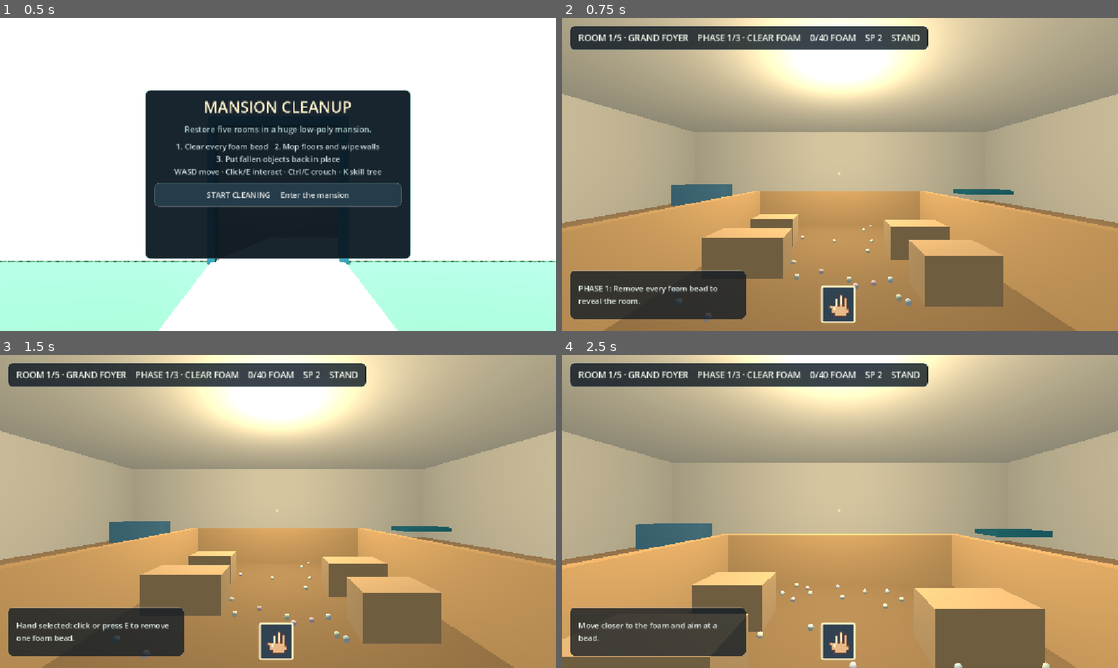
Above: before the commit, frames 1-4 (two rows, left to right).
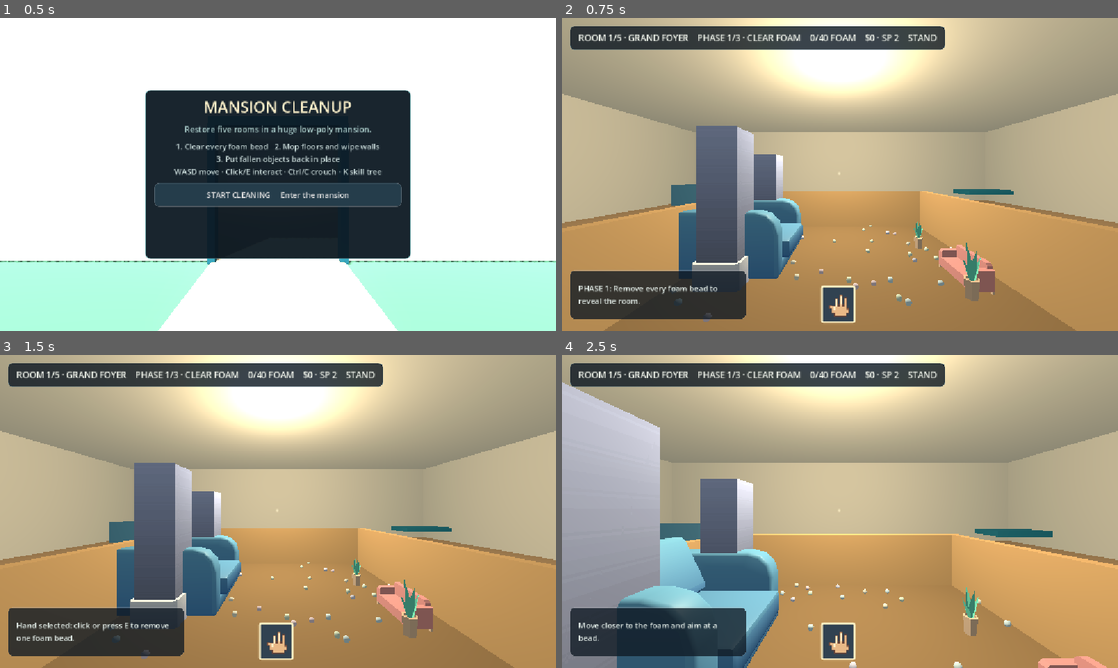
Above: after the commit, the same moments.

Repository: OuanEng/gay
Game: Godot game, scene res://house_main.tscn
Two runs of this game, one before a commit and one after it. Both use one fixed random seed, a clock stepped at 60 frames per second and the inputs below.
Inputs (mouse positions are in pixels of both pictures, inside the frame that each line leads up to):
- Up to frame 1 (0.5 s): no input
- Up to frame 2 (0.75 s): click "START CLEANING Enter the mans…" at 0.5 s
- Up to frame 3 (1.5 s): click (278, 642) at 1.25 s
- Up to frame 4 (2.5 s): tap E at 2 s; move the mouse to (867, 511) at 2.02 s; hold W from 2.03 s (still down); tap R at 2.1 s; click (867, 511) at 2.17 s

Frame 1 is identical in both runs. In frame 2, 12% of the frame differs, in the area x 21-80%, y 2-93%; in frame 3, 12%; in frame 4, 29%, in the area x 0-98%, y 2-100%.

Commit message:
Add mansion cleanup rooms and low poly assets

Diff:
--- a/house_game.gd
+++ b/house_game.gd
@@ -109,6 +109,19 @@
 var cleanup_room_names := ["GRAND FOYER", "GUEST ROOM", "DINING HALL", "LIBRARY", "BALLROOM"]
 var cleanup_foam_counts := [40, 120, 300, 700, 1500]
 var phase_names := ["CLEAR FOAM", "CLEAN SURFACES", "ORGANIZE ROOM"]
+var skill_coin_costs := [0, 40, 90]
+var room_asset_paths := [
+	["res://assets/kenney_building/column-wide.glb", "res://assets/kenney_furniture/pottedPlant.glb", "res://assets/kaykit_furniture/armchair.gltf", "res://assets/kenney_furniture/loungeSofa.glb"],
+	["res://assets/kenney_furniture/bedDouble.glb", "res://assets/kenney_furniture/desk.glb", "res://assets/kaykit_furniture/lamp_table.gltf", "res://assets/kenney_furniture/rugRectangle.glb"],
+	["res://assets/kenney_furniture/tableCloth.glb", "res://assets/kenney_furniture/chairCushion.glb", "res://assets/kenney_food/cake-birthday.glb", "res://assets/kenney_food/cup-tea.glb"],
+	["res://assets/kenney_furniture/bookcaseOpen.glb", "res://assets/kenney_furniture/books.glb", "res://assets/kaykit_furniture/book_set.gltf", "res://assets/kenney_furniture/desk.glb"],
+	["res://assets/kenney_building/column.glb", "res://assets/kenney_furniture/tableRound.glb", "res://assets/kenney_furniture/loungeSofa.glb", "res://assets/kenney_food/wine-red.glb"]
+]
+var fallen_asset_paths := [
+	"res://assets/kenney_food/apple.glb", "res://assets/kenney_food/bread.glb",
+	"res://assets/kenney_food/plate-dinner.glb", "res://assets/kenney_furniture/books.glb",
+	"res://assets/kenney_furniture/cardboardBoxOpen.glb"
+]
 
 
 func _ready() -> void:
@@ -640,7 +653,13 @@
 	var level := get_skill_level(branch)
 	if level >= 3:
 		return
+	var coin_cost: int = skill_coin_costs[level]
+	if coins < coin_cost:
+		message = "Need %d coins for this upgrade." % coin_cost
+		update_skill_tree()
+		return
 	skill_points -= 1
+	coins -= coin_cost
 	set_skill_level(branch, level + 1)
 	if branch == 1:
 		owns_blower = true
@@ -667,7 +686,7 @@
 func update_skill_tree() -> void:
 	if skill_points_label == null:
 		return
-	skill_points_label.text = "SKILL POINTS   %d" % skill_points
+	skill_points_label.text = "SKILL POINTS   %d     COINS   %d" % [skill_points, coins]
 	var names := ["QUICK HANDS", "FOAM BLOWER", "DEEP CLEAN", "ORGANIZER MAGNET", "LIGHT FEET"]
 	var details := [
 		"Pick up more nearby foam per click",
@@ -678,8 +697,9 @@
 	]
 	for i in skill_buttons.size():
 		var level := get_skill_level(i)
-		skill_buttons[i].text = "%s   %d/3\n%s" % [names[i], level, details[i]]
-		skill_buttons[i].disabled = level >= 3 or skill_points <= 0
+		var cost_text := "MAX" if level >= 3 else ("FREE" if skill_coin_costs[level] == 0 else "%d COINS" % skill_coin_costs[level])
+		skill_buttons[i].text = "%s   %d/3   •   %s\n%s" % [names[i], level, cost_text, details[i]]
+		skill_buttons[i].disabled = level >= 3 or skill_points <= 0 or (level < 3 and coins < skill_coin_costs[level])
 
 
 func show_modes() -> void:
@@ -877,13 +897,33 @@
 	add_stage_wall(Vector3(bounds.x, 0.55, (bounds.z + bounds.w) * 0.5), Vector3(0.16, 1.1, depth), accent)
 	add_stage_wall(Vector3(bounds.y, 0.55, (bounds.z + bounds.w) * 0.5), Vector3(0.16, 1.1, depth), accent)
 	add_stage_wall(Vector3(0.0, 0.55, bounds.z), Vector3(width, 1.1, 0.16), accent)
-	# Temporary low-poly furniture. Real assets can replace these mockup blocks later.
-	var furniture := 2 + current_level * 2
+	# Each restored room has its own low-poly furniture set and grows with the mansion.
+	var paths: Array = room_asset_paths[current_level - 1]
+	var furniture := 4 + current_level * 2
 	for i in furniture:
 		var side := -1.0 if i % 2 == 0 else 1.0
-		var x := side * (width * 0.30)
-		var z := lerpf(bounds.z + 0.8, bounds.w - 0.8, float(i + 1) / float(furniture + 1))
-		add_stage_wall(Vector3(x, 0.32, z), Vector3(0.9 + 0.15 * (i % 3), 0.64, 0.55), accent.lightened(0.12))
+		var x := side * (width * 0.34)
+		var z := lerpf(bounds.z + 0.9, bounds.w - 0.9, float(i + 1) / float(furniture + 1))
+		var yaw := PI * 0.5 if side < 0.0 else -PI * 0.5
+		place_room_asset(paths[i % paths.size()], Vector3(x, 0.055, z), yaw, 0.82 + 0.08 * float(i % 3))
+	if current_level >= 3:
+		place_room_asset("res://assets/kenney_building/door-rotate-round-a.glb", Vector3(0.0, 0.05, bounds.z + 0.12), 0.0, 1.25)
+	if current_level == 5:
+		place_room_asset("res://assets/kenney_building/stairs-center-short.glb", Vector3(0.0, 0.05, bounds.z + 1.4), 0.0, 1.45)
+
+
+func place_room_asset(path: String, position: Vector3, yaw: float = 0.0, uniform_scale: float = 1.0, parent: Node3D = stage_root) -> Node3D:
+	var packed := load(path) as PackedScene
+	if packed == null:
+		return null
+	var model := packed.instantiate() as Node3D
+	if model == null:
+		return null
+	model.position = position
+	model.rotation.y = yaw
+	model.scale = Vector3.ONE * uniform_scale
+	parent.add_child(model)
+	return model
 
 
 func add_stage_wall(position: Vector3, size: Vector3, color: Color) -> void:
@@ -909,7 +949,7 @@
 		dirt_spots.append(dirt)
 	for i in room_item_counts[current_level - 1]:
 		var pos2 := Vector3(rng.randf_range(bounds.x + 0.9, bounds.y - 0.9), 0.20, rng.randf_range(bounds.z + 0.9, bounds.w - 0.9))
-		var item := make_cleanup_body("Fallen object", pos2, Vector3(0.34, 0.34, 0.34), [Color("e17d7d"), Color("76b8c4"), Color("e4bd62")][i % 3], 16)
+		var item := make_asset_cleanup_body(pos2, fallen_asset_paths[i % fallen_asset_paths.size()])
 		var target := Vector3(lerpf(bounds.x + 0.8, bounds.y - 0.8, float(i + 1) / float(room_item_counts[current_level - 1] + 1)), 0.20, bounds.z + 0.55)
 		item.set_meta("target", target)
 		misplaced_items.append(item)
@@ -923,6 +963,15 @@
 		marker.set_meta("organize_marker", true)
 		stage_root.add_child(marker)
 	set_cleanup_tasks_visible(false, false)
+
+
+func make_asset_cleanup_body(position: Vector3, asset_path: String) -> StaticBody3D:
+	var body := make_cleanup_body("Fallen object", position, Vector3(0.38, 0.34, 0.38), Color(0, 0, 0, 0), 16)
+	var block_visual := body.get_child(0) as MeshInstance3D
+	if block_visual != null:
+		block_visual.visible = false
+	place_room_asset(asset_path, Vector3.ZERO, randf_range(-PI, PI), 0.72, body)
+	return body
 
 
 func make_cleanup_body(body_name: String, position: Vector3, size: Vector3, color: Color, layer: int) -> StaticBody3D:
@@ -1654,7 +1703,7 @@
 	elif cleanup_phase == 2:
 		progress = "%d/%d OBJECTS" % [organized_items, room_item_counts[current_level - 1]]
 	var stance := "CROUCH" if crouching else "STAND"
-	hud.text = "ROOM %d/5 · %s    PHASE %d/3 · %s    %s    SP %d    %s" % [current_level, cleanup_room_names[current_level - 1], cleanup_phase + 1, phase_names[cleanup_phase], progress, skill_points, stance]
+	hud.text = "ROOM %d/5 · %s    PHASE %d/3 · %s    %s    $%d · SP %d    %s" % [current_level, cleanup_room_names[current_level - 1], cleanup_phase + 1, phase_names[cleanup_phase], progress, coins, skill_points, stance]
 	hint.text = message
 	hint_panel.visible = playing and not message.is_empty()
 	for i in tool_buttons.size():
Not shown, added: assets/kaykit_furniture/LICENSE.txt
Binary file added: assets/kaykit_furniture/armchair.bin
Not shown, added: assets/kaykit_furniture/armchair.gltf
Not shown, added: assets/kaykit_furniture/armchair.gltf.import
Binary file added: assets/kaykit_furniture/book_set.bin
Not shown, added: assets/kaykit_furniture/book_set.gltf
Not shown, added: assets/kaykit_furniture/book_set.gltf.import
Binary file added: assets/kaykit_furniture/furniturebits_texture.png
Not shown, added: assets/kaykit_furniture/furniturebits_texture.png.import
Binary file added: assets/kaykit_furniture/lamp_table.bin
Not shown, added: assets/kaykit_furniture/lamp_table.gltf
Not shown, added: assets/kaykit_furniture/lamp_table.gltf.import
(and 55 more such lines)
